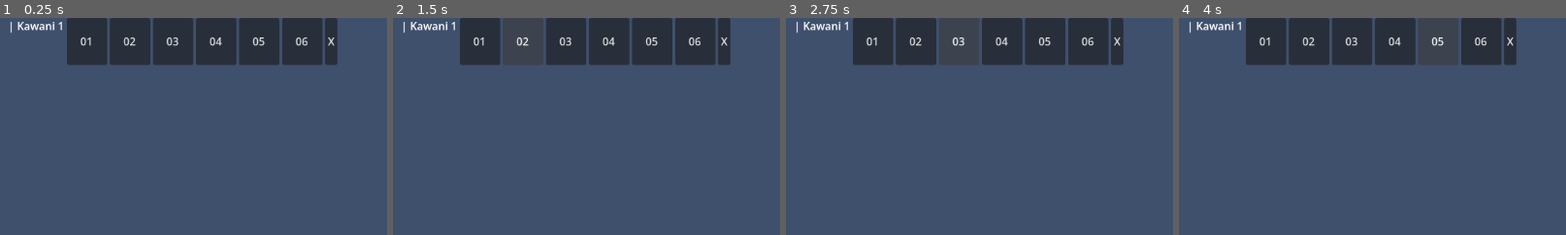
Above: before the commit, frames 1-4 (left to right).
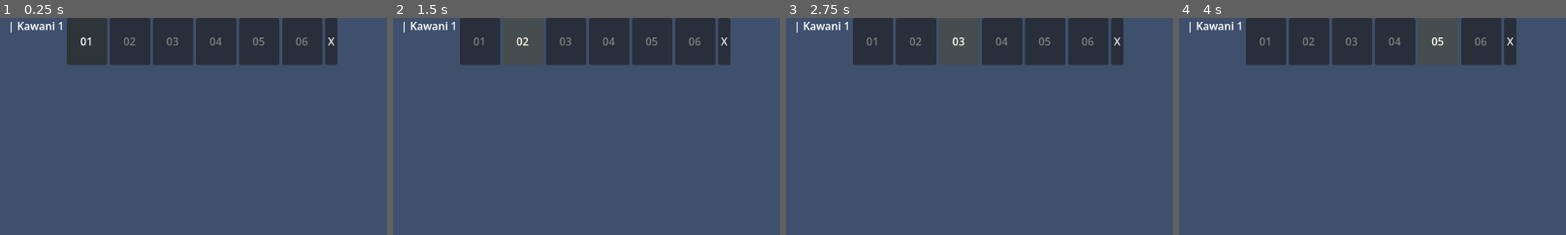
Above: after the commit, the same moments.

Repository: entomma/Mabiyasa
Game: Godot game, scene res://Scenes/PartySelect.tscn
Two runs of this game, one before a commit and one after it. Both use one fixed random seed, a clock stepped at 60 frames per second and the inputs below. This scene is started directly instead of the project's main scene.
Inputs:
- Up to frame 1 (0.25 s): no input
- Up to frame 2 (1.5 s): click "01" at 0.5 s; click "02" at 1.25 s
- Up to frame 3 (2.75 s): click "03" at 2 s
- Up to frame 4 (4 s): click "04" at 2.75 s; click "05" at 3.5 s
The pictures show only the part of the screen within x 28-78%, y 0-50%; the shares and areas given below are measured in that part.

The runs differ from the first frame. In frame 1, 0.4% of the frame differs, in the area x 21-80%, y 8-13%; in frame 2, 0.3%; in frame 3, 0.3%; in frame 4, 0.3%.

Commit message:
loadouts

Diff:
--- a/Scripts/AuthScreen.gd
+++ b/Scripts/AuthScreen.gd
@@ -26,22 +26,19 @@
 	if result.has("access_token"):
 		status_label.text = "Login successful!"
 
-		# Wait a frame to make sure everything is loaded
-		await get_tree().process_frame
-
-		print("Party size after login: ", GameManager.player_party.size())
-		print("Last scene: ", GameManager.player_profile.get("current_scene", ""))
+		# Load last scene or default to HubTown
+		var last_scene = GameManager.player_profile.get("current_scene", "")
 
 		if GameManager.player_party.size() == 0:
-			# No saved party → go to party select
+			# No party saved → go to party select first
 			get_tree().change_scene_to_file("res://Scenes/PartySelect.tscn")
+		elif last_scene != "":
+			# Load last scene
+			print("Loading last scene: ", last_scene)
+			get_tree().change_scene_to_file("res://Scenes/" + last_scene + ".tscn")
 		else:
-			# Load last scene or default to HubTown
-			var last_scene = GameManager.player_profile.get("current_scene", "HubTown")
-			if last_scene == "" or last_scene == null:
-				last_scene = "HubTown"
-			print("Going to: ", last_scene)
-			get_tree().change_scene_to_file("res://Scenes/" + last_scene + ".tscn")
+			# Default to HubTown
+			get_tree().change_scene_to_file("res://Scenes/HubTown.tscn")
 	else:
 		status_label.text = "Login failed! Check your credentials."
 
--- a/Scripts/PartySelect.gd
+++ b/Scripts/PartySelect.gd
@@ -7,9 +7,13 @@
 	"Earth": Color(0.6, 0.4, 0.2)
 }
 
+const MAX_LOADOUTS = 6
+
 var all_characters: Array = []
 var selected_party: Array = [null, null, null, null]
 var active_slot: int = -1
+var current_loadout: int = 1
+var loadouts: Dictionary = {}
 
 @onready var slot_textures = [
 	$CharacterDisplay/SlotsContainer/Slot1/SlotTexture1,
@@ -41,9 +45,27 @@
 @onready var uid_label = $BottomBar/UIDLabel
 @onready var close_btn = $TopBar/CloseButton
 
+# FIXED: TeamTabs is under TopBar!
+@onready var loadout_buttons = [
+	$TopBar/TeamTabs/Tab1,
+	$TopBar/TeamTabs/Tab2,
+	$TopBar/TeamTabs/Tab3,
+	$TopBar/TeamTabs/Tab4,
+	$TopBar/TeamTabs/Tab5,
+	$TopBar/TeamTabs/Tab6
+]
+
 func _ready():
 	confirm_btn.pressed.connect(_on_confirm_pressed)
 	close_btn.pressed.connect(_on_close_pressed)
+
+	# Connect loadout buttons with null check
+	for i in range(MAX_LOADOUTS):
+		var btn = loadout_buttons[i]
+		if btn:
+			btn.pressed.connect(_on_loadout_pressed.bind(i + 1))
+		else:
+			push_error("Loadout button " + str(i + 1) + " not found!")
 
 	for i in range(4):
 		var idx = i
@@ -56,44 +78,121 @@
 	for tex in slot_textures:
 		tex.visible = false
 
+	initialize_loadouts()
 	load_characters()
 	restore_party()
 	update_slots()
+	update_loadout_buttons()
+
+func initialize_loadouts():
+	var saved_loadouts = GameManager.player_profile.get("party_loadouts", {})
+	if saved_loadouts is Dictionary:
+		loadouts = saved_loadouts
+	else:
+		loadouts = {}
+
+	for i in range(1, MAX_LOADOUTS + 1):
+		if not loadouts.has(str(i)):
+			loadouts[str(i)] = [null, null, null, null]
+
+	current_loadout = GameManager.player_profile.get("current_loadout", 1)
+	if current_loadout < 1 or current_loadout > MAX_LOADOUTS:
+		current_loadout = 1
+
+func _on_loadout_pressed(loadout_num: int):
+	print("Switching to loadout: ", loadout_num)
+
+	save_to_loadout(current_loadout)
+	current_loadout = loadout_num
+
+	var loadout_key = str(current_loadout)
+	if loadouts.has(loadout_key):
+		var saved_party = loadouts[loadout_key]
+		selected_party = [null, null, null, null]
+		for i in range(min(saved_party.size(), 4)):
+			var char_id = saved_party[i]
+			if char_id != null and char_id != 0:
+				var c = get_char_from_list(int(char_id))
+				if c:
+					selected_party[i] = c
+
+	if selected_party[0] == null:
+		var manasan = get_char_from_list(1)
+		if manasan:
+			selected_party[0] = manasan
+
+	update_slots()
+	update_loadout_buttons()
+
+func save_to_loadout(loadout_num: int):
+	var loadout_key = str(loadout_num)
+	var party_ids = []
+	for c in selected_party:
+		if c != null:
+			party_ids.append(c.character_id)
+		else:
+			party_ids.append(null)
+	loadouts[loadout_key] = party_ids
+
+func update_loadout_buttons():
+	for i in range(MAX_LOADOUTS):
+		var btn = loadout_buttons[i]
+		if not btn:
+			continue
+
+		if i + 1 == current_loadout:
+			btn.modulate = Color(1.3, 1.3, 1.0)
+			btn.add_theme_color_override("font_color", Color.WHITE)
+		else:
+			btn.modulate = Color(1, 1, 1)
+			var loadout_key = str(i + 1)
+			var has_chars = false
+			if loadouts.has(loadout_key):
+				for char_id in loadouts[loadout_key]:
+					if char_id != null and char_id != 0:
+						has_chars = true
+						break
+			if has_chars:
+				btn.add_theme_color_override("font_color", Color(0.7, 0.9, 1.0))
+			else:
+				btn.add_theme_color_override("font_color", Color(0.5, 0.5, 0.5))
 
 func get_char_from_list(char_id: int) -> CharacterData:
-	for char in all_characters:
-		if char.character_id == char_id:
-			return char.duplicate()
+	for c in all_characters:
+		if c.character_id == char_id:
+			return c.duplicate()
 	return null
 
 func restore_party():
-	var party_ids = GameManager.player_profile.get("saved_party", [])
-
-	var ids_array = []
-	if party_ids is Array:
-		ids_array = party_ids
-	elif party_ids is String:
-		var cleaned = party_ids.replace("{", "").replace("}", "").strip_edges()
-		if cleaned != "":
-			for id_str in cleaned.split(","):
-				ids_array.append(int(float(id_str.strip_edges())))
-
-	print("Restoring party from IDs: ", ids_array)
-
-	if ids_array.size() > 0:
+	var loadout_key = str(current_loadout)
+	var party_ids = []
+
+	if loadouts.has(loadout_key):
+		party_ids = loadouts[loadout_key]
+	else:
+		var legacy_party = GameManager.player_profile.get("saved_party", [])
+		if legacy_party is Array:
+			party_ids = legacy_party
+		elif legacy_party is String:
+			var cleaned = legacy_party.replace("{", "").replace("}", "").strip_edges()
+			if cleaned != "":
+				for id_str in cleaned.split(","):
+					party_ids.append(int(float(id_str.strip_edges())))
+
+	print("Restoring party from loadout ", current_loadout, ": ", party_ids)
+
+	if party_ids.size() > 0:
 		var has_any = false
-		for i in range(min(ids_array.size(), 4)):
-			var char_id = int(ids_array[i])
-			if char_id != 0:
-				var char = get_char_from_list(char_id)
-				if char:
-					selected_party[i] = char
+		for i in range(min(party_ids.size(), 4)):
+			var char_id = party_ids[i]
+			if char_id != null and char_id != 0:
+				var c = get_char_from_list(int(char_id))
+				if c:
+					selected_party[i] = c
 					has_any = true
-					print("Restored slot ", i, ": ", char.character_name)
 		if has_any:
 			return
 
-	print("No saved party - adding Manasan as default")
 	var manasan = get_char_from_list(1)
 	if manasan:
 		selected_party[0] = manasan
@@ -166,15 +265,12 @@
 	if event is InputEventMouseButton and event.pressed and event.button_index == MOUSE_BUTTON_LEFT:
 		active_slot = index
 		char_select_panel.visible = true
-		print("Slot clicked: ", index, " active_slot set to: ", active_slot)
 		for i in range(4):
 			var slot = get_slot_control(i)
 			if slot:
 				slot.modulate = Color(1.5, 1.5, 0.5) if i == active_slot else Color(1, 1, 1)
 
 func _on_available_char_pressed(char_data: CharacterData):
-	print("Active slot when adding: ", active_slot)
-
 	var found_at = -1
 	for i in range(4):
 		if selected_party[i] != null and selected_party[i].character_id == char_data.character_id:
@@ -184,15 +280,12 @@
 	if active_slot != -1:
 		if found_at != -1 and found_at == active_slot:
 			selected_party[active_slot] = null
-			print(char_data.character_name + " removed from slot " + str(active_slot + 1))
 		elif found_at != -1 and found_at != active_slot:
 			var temp = selected_party[active_slot]
 			selected_party[active_slot] = char_data
 			selected_party[found_at] = temp
-			print(char_data.character_name + " swapped to slot " + str(active_slot + 1))
 		else:
 			selected_party[active_slot] = char_data
-			print(char_data.character_name + " added to slot " + str(active_slot + 1))
 
 	active_slot = -1
 	char_select_panel.visible = false
@@ -202,6 +295,7 @@
 			slot.modulate = Color(1, 1, 1)
 
 	update_slots()
+	update_loadout_buttons()
 
 func update_slots():
 	for i in range(4):
@@ -224,10 +318,12 @@
 			get_slot_control(i).modulate = Color(1, 1, 1)
 
 func _on_confirm_pressed():
+	save_to_loadout(current_loadout)
+
 	var party = []
-	for char in selected_party:
-		if char != null:
-			party.append(char)
+	for c in selected_party:
+		if c != null:
+			party.append(c)
 
 	if party.size() == 0:
 		print("Select at least 1 character!")
@@ -236,13 +332,13 @@
 	GameManager.set_party(party)
 
 	var party_ids = []
-	for char in selected_party:
-		if char != null:
-			party_ids.append(char.character_id)
+	for c in selected_party:
+		if c != null:
+			party_ids.append(c.character_id)
 		else:
 			party_ids.append(0)
 
-	print("Saving party IDs with slots: ", party_ids)
+	print("Saving loadout ", current_loadout, ": ", party_ids)
 
 	var http = HTTPRequest.new()
 	add_child(http)
@@ -252,14 +348,18 @@
 		"Authorization: Bearer " + SupabaseManager.auth_token
 	]
 	var uid = GameManager.player_profile.get("uid", 0)
-	var body = JSON.stringify({"saved_party": party_ids})
+	var body = JSON.stringify({
+		"party_loadouts": loadouts,
+		"current_loadout": current_loadout,
+		"saved_party": party_ids
+	})
 
 	http.request(SupabaseManager.SUPABASE_URL + "/rest/v1/player_profile?uid=eq." + str(int(uid)), headers, HTTPClient.METHOD_PATCH, body)
 	var response = await http.request_completed
 	http.queue_free()
-	print("Save party response code: ", response[1])
-
-	# CRITICAL FIX: Update local cache immediately after successful save
+
+	GameManager.player_profile["party_loadouts"] = loadouts
+	GameManager.player_profile["current_loadout"] = current_loadout
 	GameManager.player_profile["saved_party"] = party_ids
 
 	get_tree().change_scene_to_file("res://Scenes/HubTown.tscn")
Not shown, changed: supabase/snippets/Untitled query 468.sql
